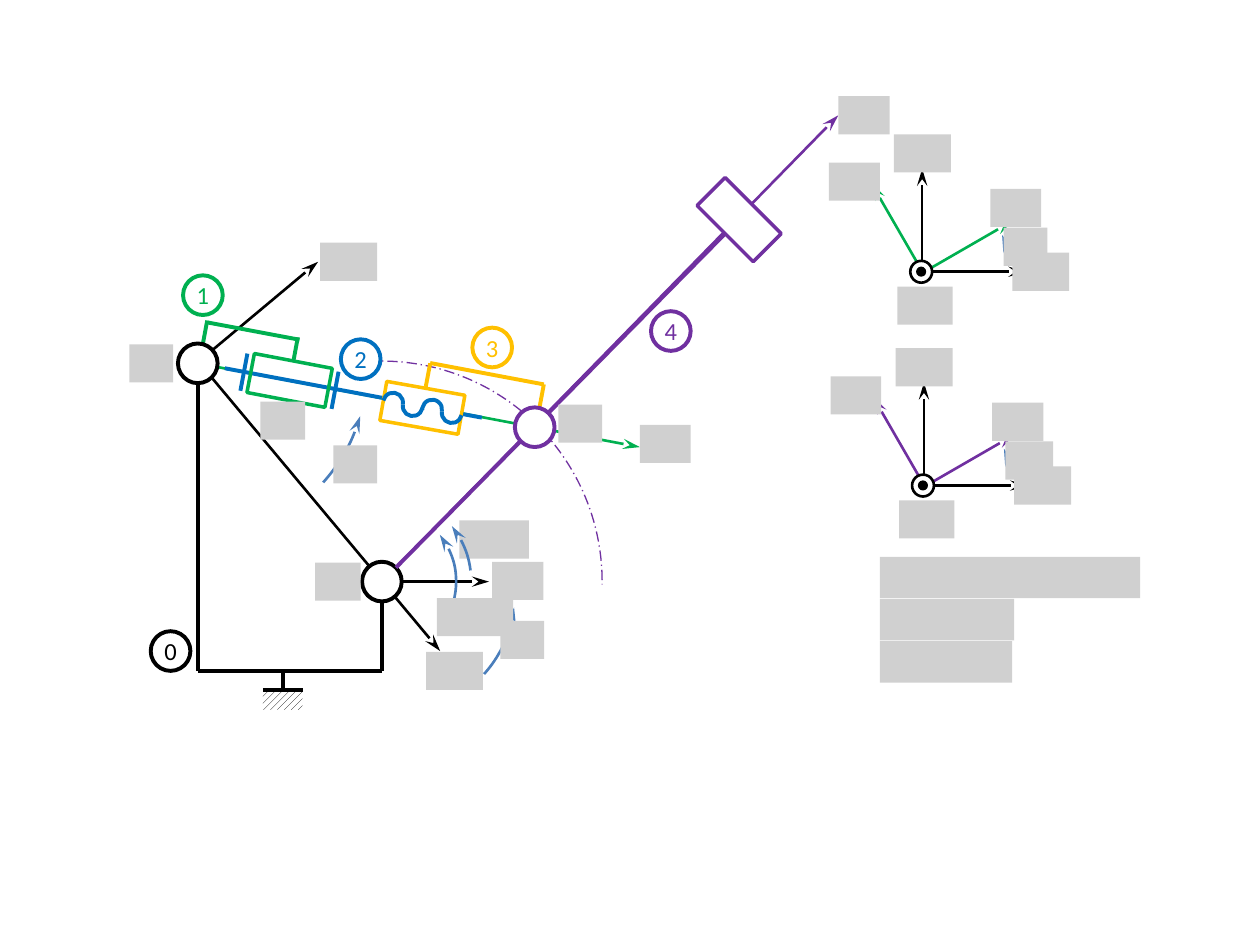
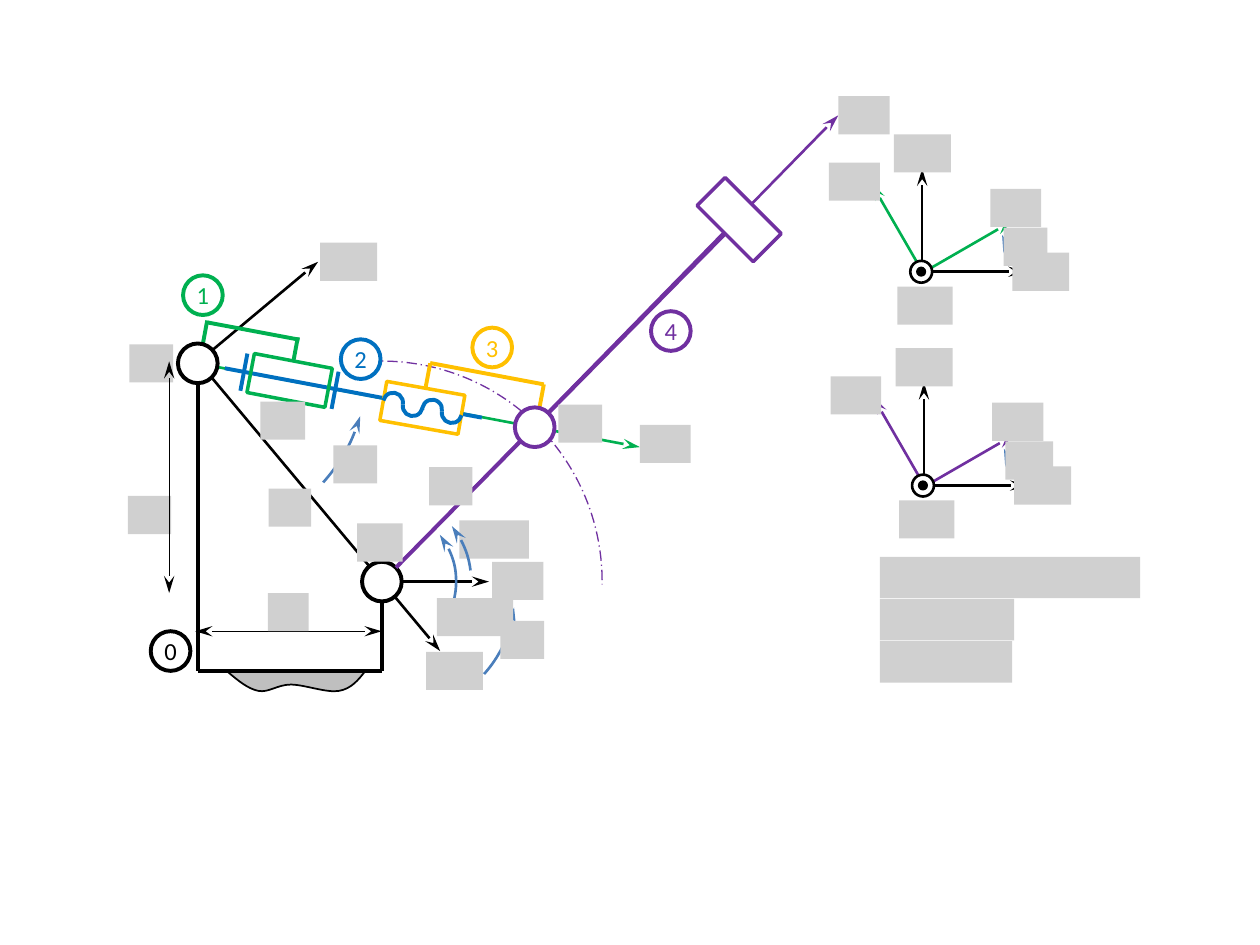
Before and after one commit to xpessoles/TP_Documents, a slide deck: slide 1 of Maxpid/EtudeMaxpid/images/Figures.pptx. Drawn at 1260x945 pixels with LibreOffice and Linux fonts; fonts in the diff are those of the drawing; grey boxes stand for pictures. Boxes give left, top, right and bottom in pixels: in the first picture for what was removed or moved away, otherwise in the second. Text is boxed around its words. In the diff, an @@ line names an element or a change of style, - is before the commit and + after.

```diff
--- a/Maxpid/EtudeMaxpid/images/Figures.pptx
+++ b/Maxpid/EtudeMaxpid/images/Figures.pptx
@@ double arrow added from (169, 362) to (169, 593), #000000 0.75 pt @@
@@ picture added at box(430, 467, 472, 505) @@
@@ picture added at box(129, 496, 171, 534) @@
@@ picture added at box(268, 489, 311, 527) @@
@@ picture added at box(357, 523, 402, 561) @@
@@ picture removed at box(315, 562, 360, 600) @@
@@ picture added at box(268, 593, 309, 631) @@
@@ double arrow added from (195, 631) to (382, 631), #000000 0.75 pt @@
@@ freeform shape added at box(228, 672, 365, 692), fill #BFBFBF, outline #000000 1 pt @@
@@ line removed from (282, 690) to (282, 670) @@
@@ rectangle removed at box(263, 690, 302, 711) @@
@@ line removed from (263, 690) to (302, 690) @@
```
Also in this commit, not shown: 1 slide added, 8 other files.
